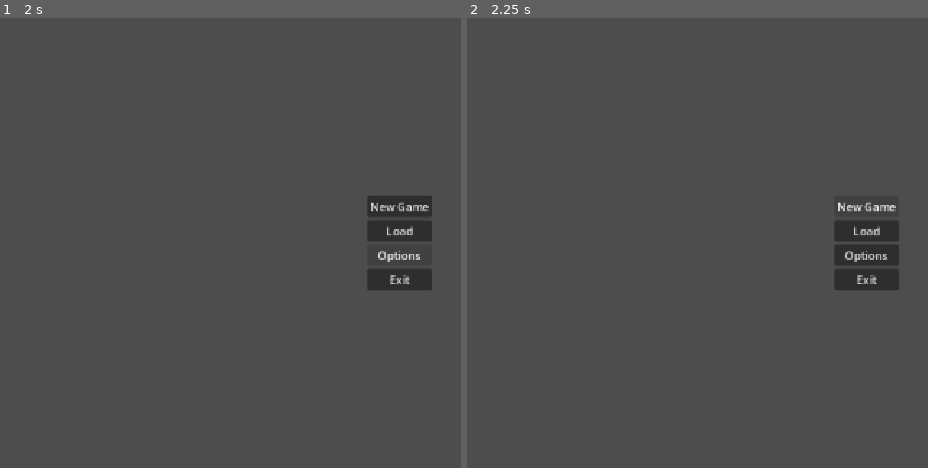
Above: before the commit, frames 1-2 (left to right).
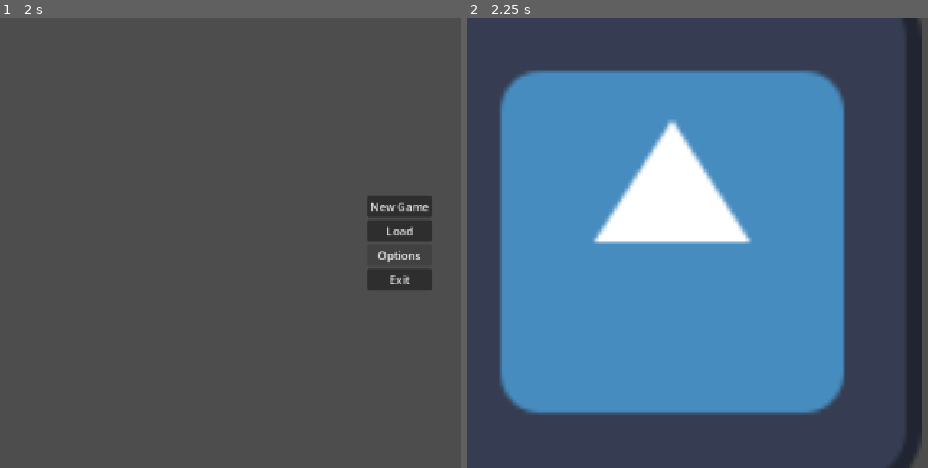
Above: after the commit, the same moments.

Repository: QuaaDev/GodotWildJam94
Game: Godot game, scene res://Scenes/game.tscn
The game is run twice, just before and just after one commit, with the same random seed, the same clock (stepped at 60 frames per second) and the same inputs. The engine's default icon, where the game draws it, is replaced by a stand-in: a white triangle on a blue panel in a dark square.
Inputs:
- Up to frame 1 (2 s): click "Load" at 0.5 s; click "Options" at 1.25 s
- Up to frame 2 (2.25 s): click "New Game" at 2 s

Frame 1 is identical in both runs. In frame 2, 63% of the frame differs, in the area x 6-99%, y 0-100%.

Commit message:
fixing bugs

Diff:
--- a/Scenes/game.tscn
+++ b/Scenes/game.tscn
@@ -4,12 +4,13 @@
 
 [node name="Game" type="Node" unique_id=1988347681 node_paths=PackedStringArray("new_game_button", "load_button", "options_button", "exit_button")]
 script = ExtResource("1_ebmjs")
-new_game_button = NodePath("Control/CenterContainer/VBoxContainer/NewGame")
-load_button = NodePath("Control/CenterContainer/VBoxContainer/Load")
-options_button = NodePath("Control/CenterContainer/VBoxContainer/Options")
-exit_button = NodePath("Control/CenterContainer/VBoxContainer/Exit")
+new_game_button = NodePath("MainMenu/CenterContainer/VBoxContainer/NewGame")
+load_button = NodePath("MainMenu/CenterContainer/VBoxContainer/Load")
+options_button = NodePath("MainMenu/CenterContainer/VBoxContainer/Options")
+exit_button = NodePath("MainMenu/CenterContainer/VBoxContainer/Exit")
+scene_to_load = "uid://mx3xju21c5wv"
 
-[node name="Control" type="Control" parent="." unique_id=875197050]
+[node name="MainMenu" type="Control" parent="." unique_id=875197050]
 layout_mode = 3
 anchors_preset = 15
 anchor_right = 1.0
@@ -17,7 +18,7 @@
 grow_horizontal = 2
 grow_vertical = 2
 
-[node name="CenterContainer" type="CenterContainer" parent="Control" unique_id=1167744017]
+[node name="CenterContainer" type="CenterContainer" parent="MainMenu" unique_id=1167744017]
 layout_mode = 1
 anchors_preset = 15
 anchor_right = 1.0
@@ -25,21 +26,21 @@
 grow_horizontal = 2
 grow_vertical = 2
 
-[node name="VBoxContainer" type="VBoxContainer" parent="Control/CenterContainer" unique_id=2113877538]
+[node name="VBoxContainer" type="VBoxContainer" parent="MainMenu/CenterContainer" unique_id=2113877538]
 layout_mode = 2
 
-[node name="NewGame" type="Button" parent="Control/CenterContainer/VBoxContainer" unique_id=1295538736]
+[node name="NewGame" type="Button" parent="MainMenu/CenterContainer/VBoxContainer" unique_id=1295538736]
 layout_mode = 2
 text = "New Game"
 
-[node name="Load" type="Button" parent="Control/CenterContainer/VBoxContainer" unique_id=1572539157]
+[node name="Load" type="Button" parent="MainMenu/CenterContainer/VBoxContainer" unique_id=1572539157]
 layout_mode = 2
 text = "Load"
 
-[node name="Options" type="Button" parent="Control/CenterContainer/VBoxContainer" unique_id=1546589082]
+[node name="Options" type="Button" parent="MainMenu/CenterContainer/VBoxContainer" unique_id=1546589082]
 layout_mode = 2
 text = "Options"
 
-[node name="Exit" type="Button" parent="Control/CenterContainer/VBoxContainer" unique_id=2001512042]
+[node name="Exit" type="Button" parent="MainMenu/CenterContainer/VBoxContainer" unique_id=2001512042]
 layout_mode = 2
 text = "Exit"
--- /dev/null
+++ b/Scenes/scene_example.tscn
@@ -0,0 +1,8 @@
+[gd_scene format=3 uid="uid://mx3xju21c5wv"]
+
+[ext_resource type="Texture2D" uid="uid://ba5d2ppct0kqw" path="res://icon.svg" id="1_twlqm"]
+
+[node name="SceneExample" type="Sprite2D" unique_id=484945943]
+position = Vector2(295.5, 311)
+scale = Vector2(5.6171875, 5.859375)
+texture = ExtResource("1_twlqm")
--- a/Scripts/game_administrator.gd
+++ b/Scripts/game_administrator.gd
@@ -4,6 +4,7 @@
 @export var load_button : Button
 @export var options_button : Button
 @export var exit_button : Button
+@export var scene_to_load : String
 
 func _ready() -> void:
 	connect_signals()
@@ -19,6 +20,9 @@
 #------Signals--------
 func new_game_pressed() -> void:
 	print("new game")
+	var new_scene = load(scene_to_load).instantiate()
+	self.add_child(new_scene)
+	get_node("MainMenu").visible = false
 func load_pressed() -> void:
 	print("load")
 func options_pressed() -> void:
